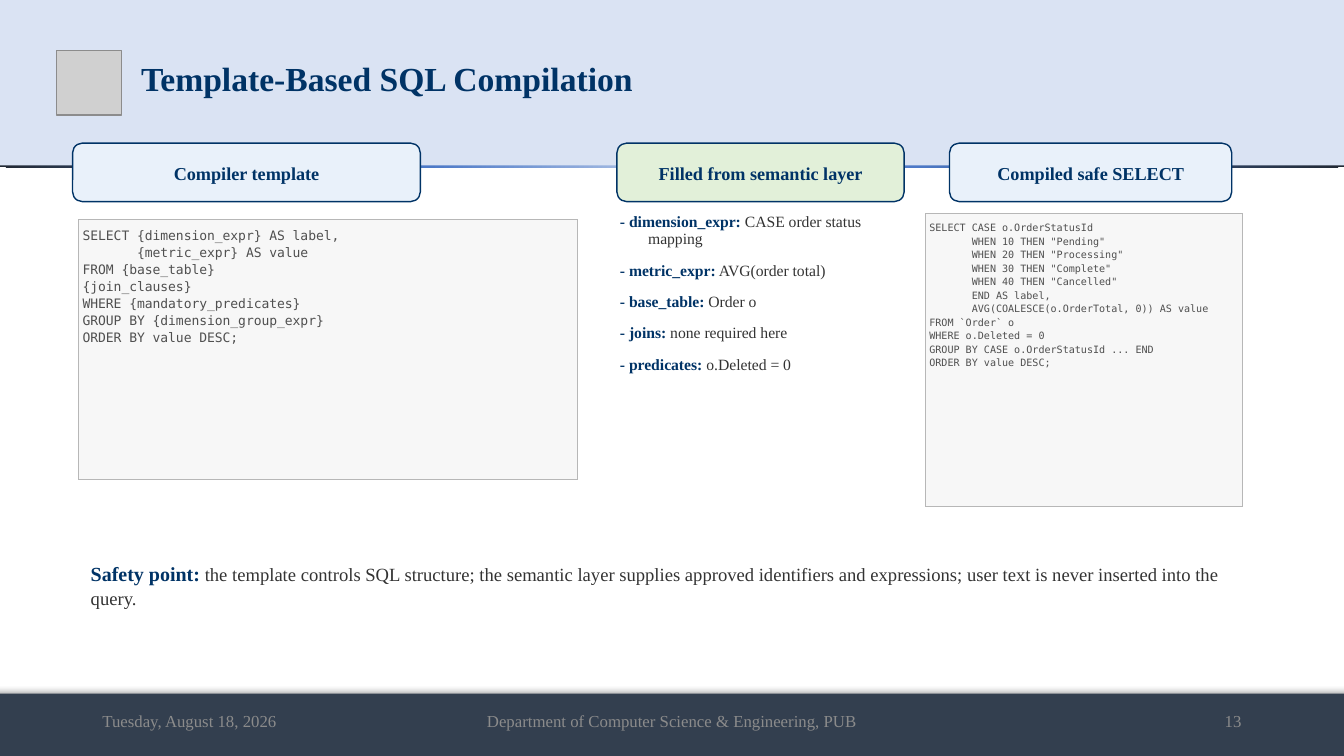
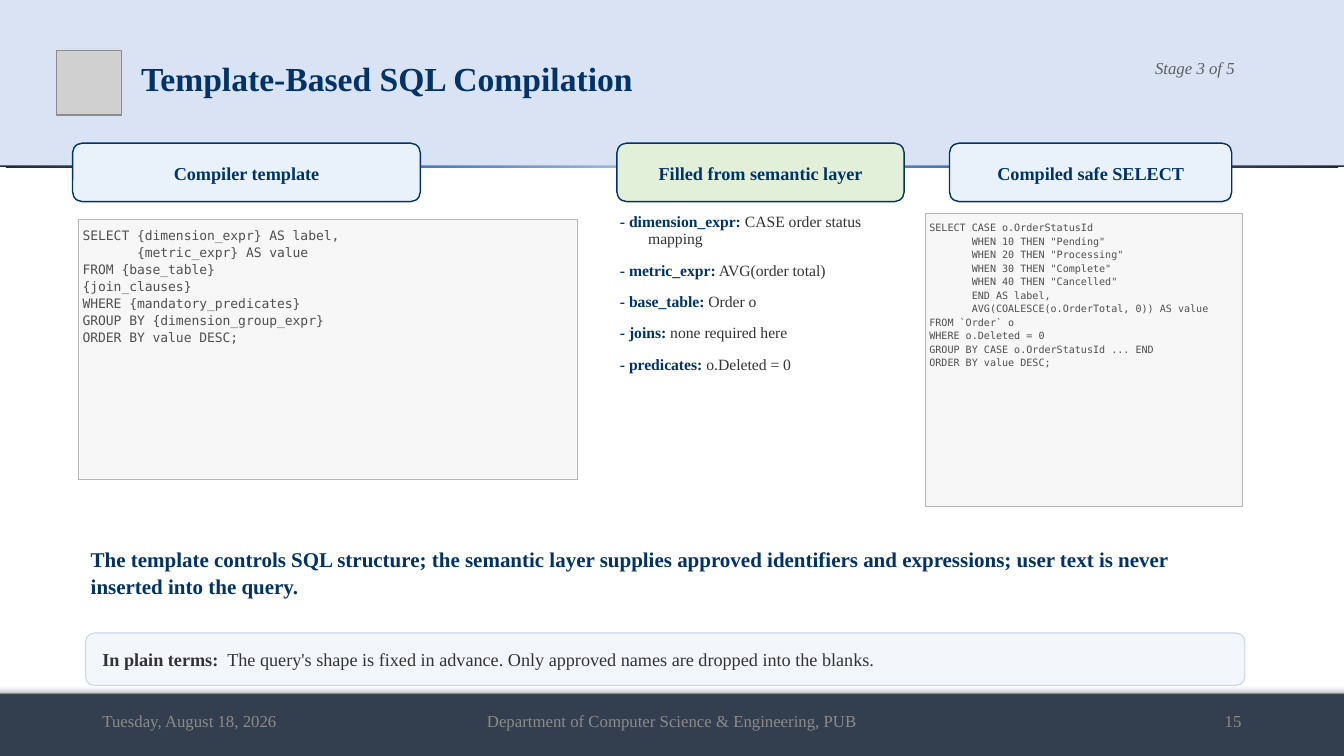
Before and after one commit to md-riaz/AEGIS-Research, a slide deck: slide 15 of docs/scripts/Md_Riaz_Final_Defense_0322310105101024.pptx (slide 13 before the commit). Drawn at 1344x756 pixels with LibreOffice and Linux fonts; fonts in the diff are those of the drawing; grey boxes stand for pictures. Boxes give left, top, right and bottom in pixels: in the first picture for what was removed or moved away, otherwise in the second. Text is boxed around its words. In the diff, an @@ line names an element or a change of style, - is before the commit and + after.

```diff
--- a/docs/scripts/Md_Riaz_Final_Defense_0322310105101024.pptx
+++ b/docs/scripts/Md_Riaz_Final_Defense_0322310105101024.pptx
@@ text added at [1155,62,1234,78], 12 pt, text #5F5F5F, italic @@
+Stage 3 of 5
@@ text at [91,552,1168,599]: text changed; size 13.3 to 15 pt; text colour #333333 to #003366; bold on @@
-Safety point: the template controls SQL structure; the semantic layer supplies approved identifiers and expressions; user text is never inserted into the query.
+The template controls SQL structure; the semantic layer supplies approved identifiers and expressions; user text is never inserted into the query.
@@ rounded rectangle added at [86,633,1245,686], fill #F3F6FB, outline #C9D6E8 0.75 pt, 13 pt, text #333333 @@
+In plain terms: The query's shape is fixed in advance. Only approved names are dropped into the blanks.
@@ text at [1225,716,1242,727]: text changed @@
-13
+15
```
Also in this commit, not shown: 17 other slides changed, 9 slides added, 1 slide removed, 5 other files.
